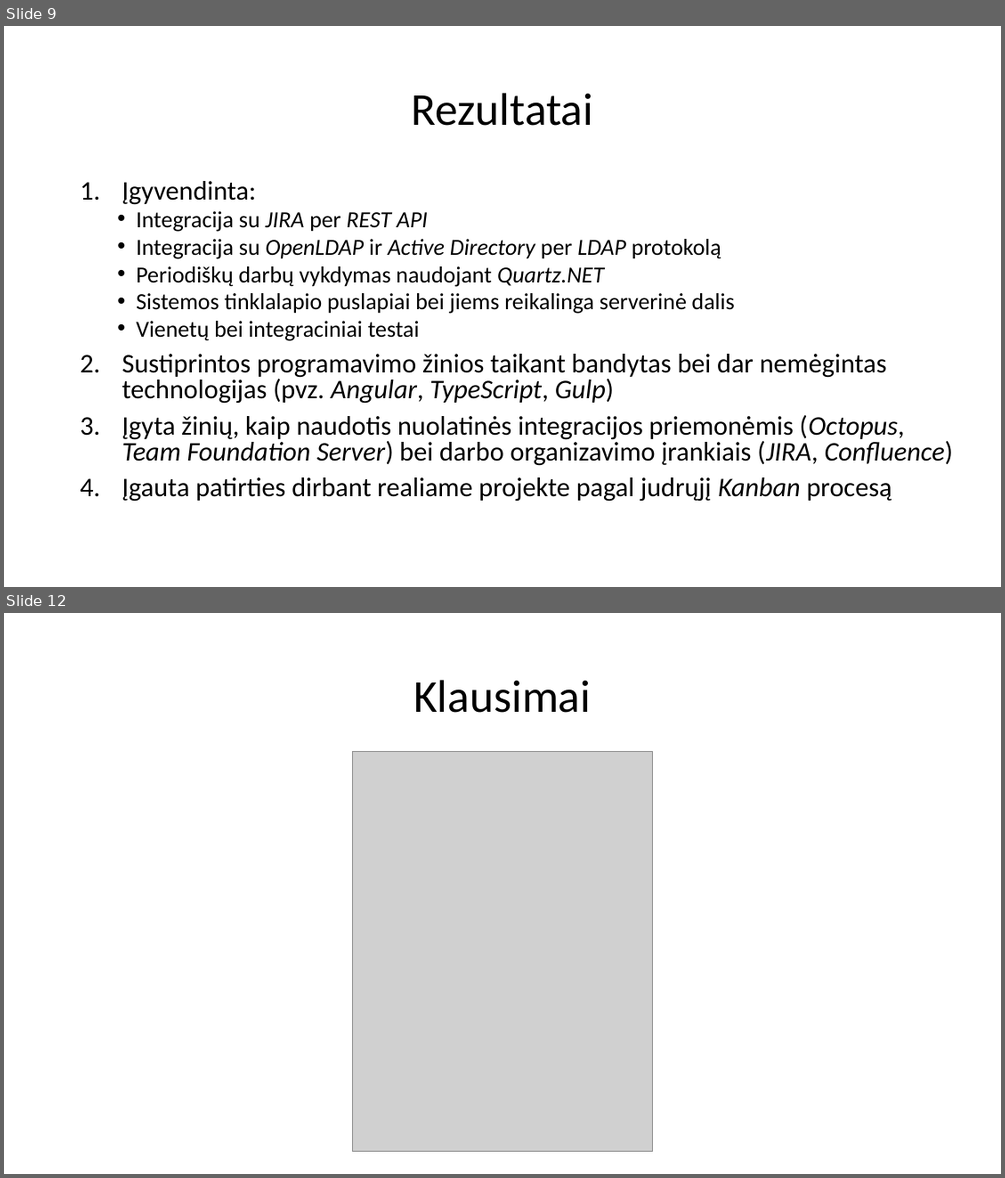
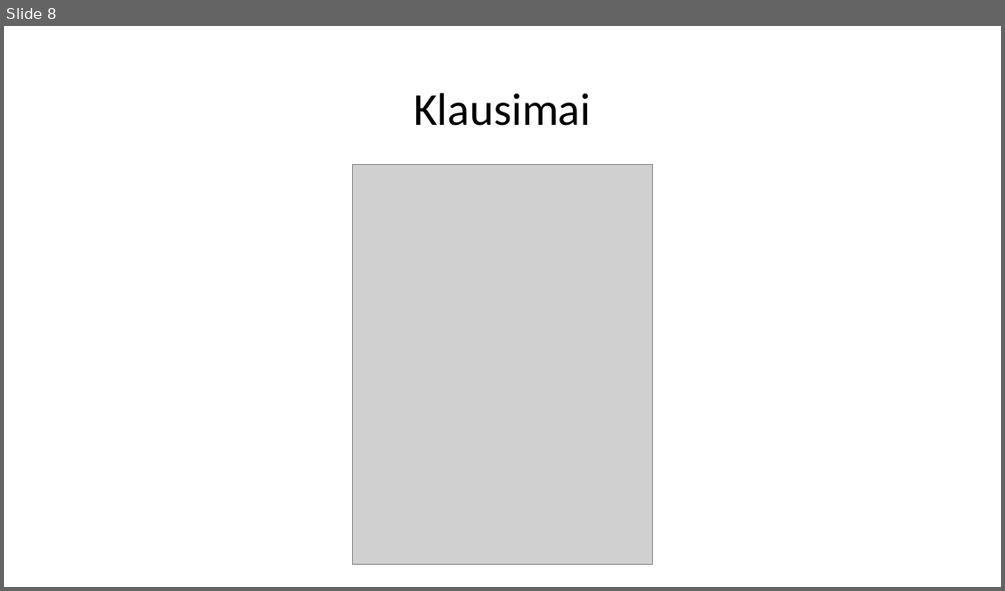
Before and after one commit to Ubaldas11/bachelor-thesis, a slide deck: BakalauroGynimas.pptx. Shown one above the other, each under a label of ours: slides 9 and 12 before the commit, slide 8 after it; the slides between them are not shown. The pictures are 1005x1178 and 1005x591 pixels, drawn with LibreOffice and Linux fonts; fonts in the diff are those of the drawing; grey boxes stand for pictures; background and template pictures are left out. Boxes give left, top, right and bottom in pixels: in the first picture for what was removed or moved away, otherwise in the second. Text is boxed around its words. In the diff, an @@ line names an element or a change of style, - is before the commit and + after.

```diff
--- a/BakalauroGynimas.pptx
+++ b/BakalauroGynimas.pptx
@@ slide 9 removed at (4, 26, 1001, 587), background #FFFFFF @@
@@ title removed at (412, 93, 593, 126) @@
-Rezultatai
@@ text removed at (122, 181, 953, 501) @@
-1. Įgyvendinta:
-  • Integracija su JIRA per REST API
-  • Integracija su OpenLDAP ir Active Directory per LDAP protokolą
-  • Periodiškų darbų vykdymas naudojant Quartz.NET
-  • Sistemos tinklalapio puslapiai bei jiems reikalinga serverinė dalis
-  • Vienetų bei integraciniai testai
-2. Sustiprintos programavimo žinios taikant bandytas bei dar nemėgintas technologijas (pvz. Angular, TypeScript, Gulp)
-3. Įgyta žinių, kaip naudotis nuolatinės integracijos priemonėmis (Octopus, Team Foundation Server) bei darbo organizavimo įrankiais (JIRA, Confluence)
-4. Įgauta patirties dirbant realiame projekte pagal judrųjį Kanban procesą
@@ what was slide 12 is now slide 8 @@
```
Also in this commit, not shown: 1 slide changed, 6 slides added, 9 other slides removed, 2 other files.
